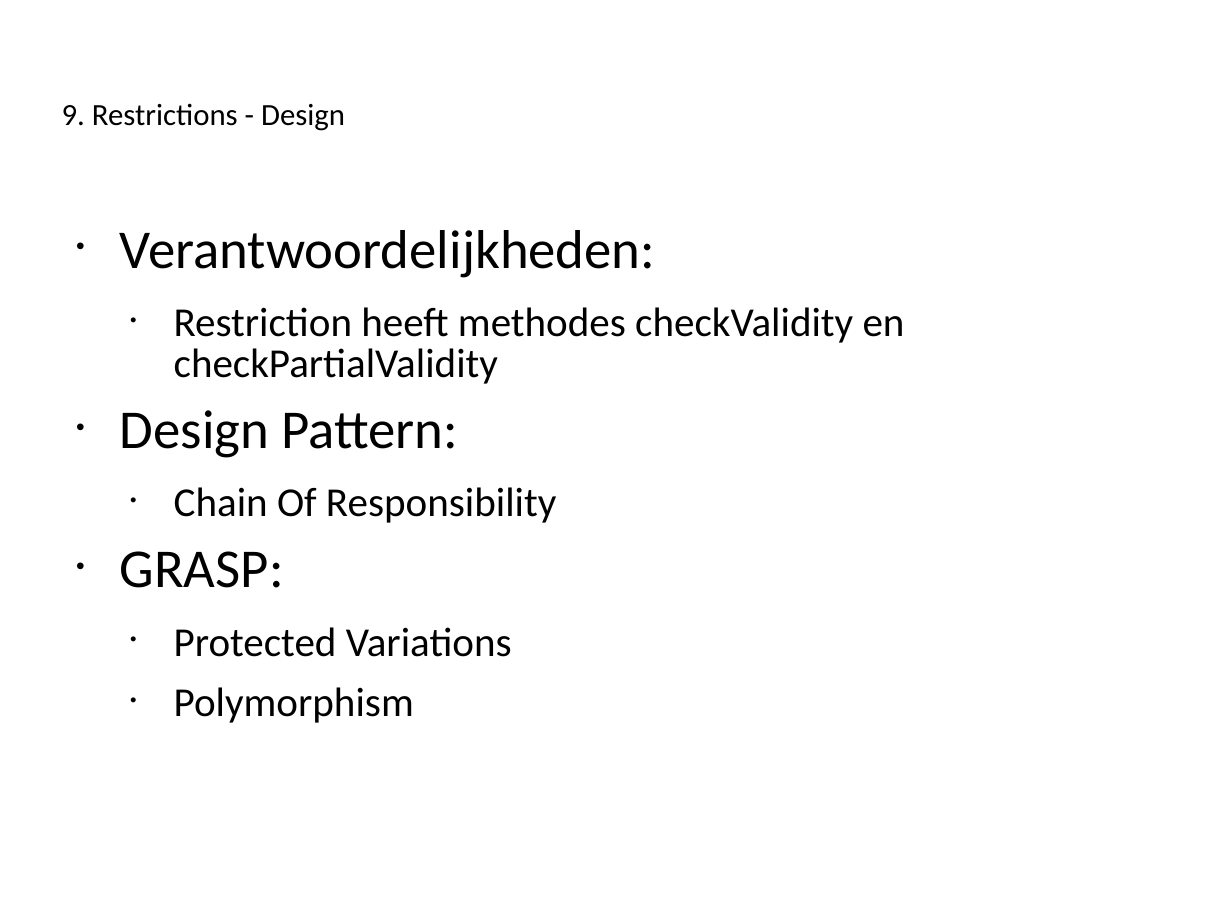
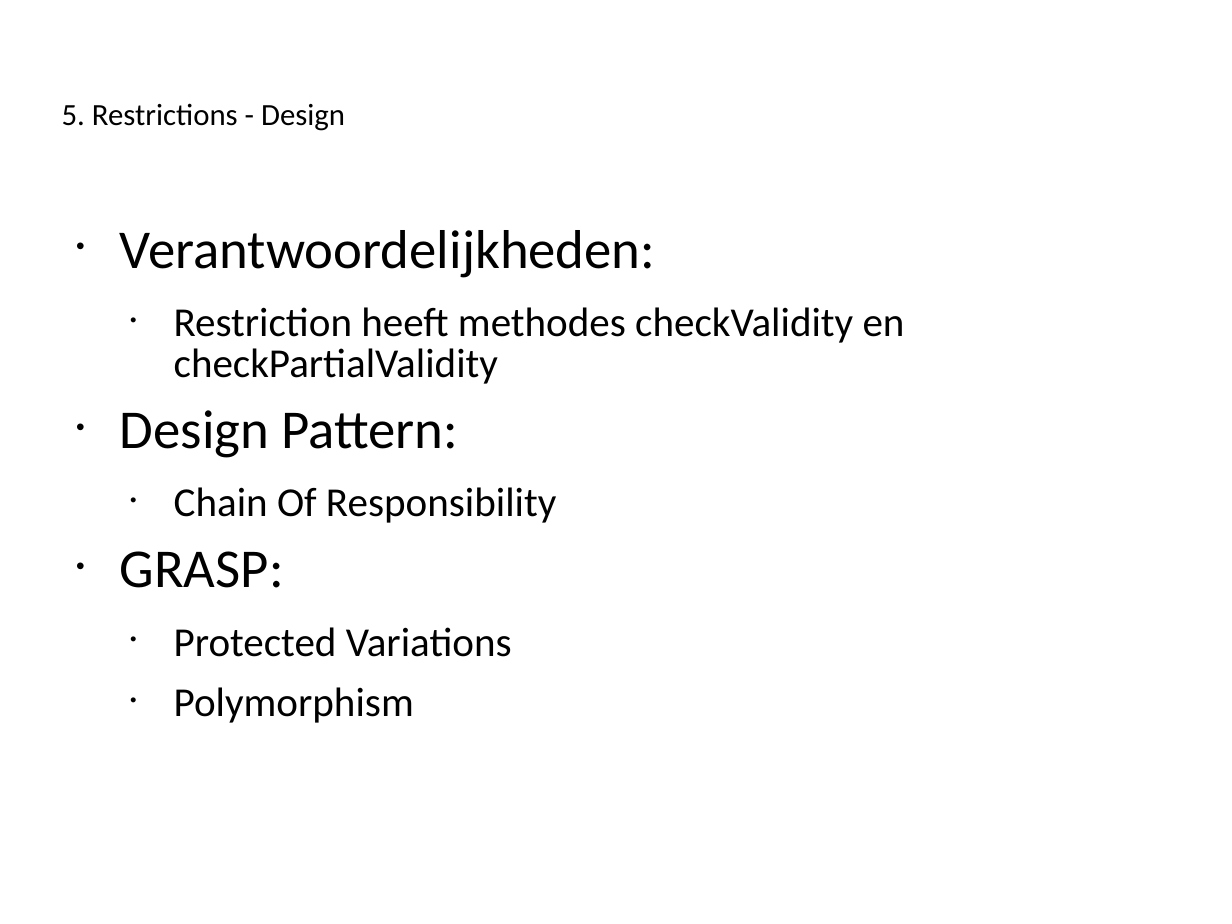
Before and after one commit to Novarg1/SWOP21, a slide deck: slide 13 of presentatie/Presentatie_Iteratie3_aanpassingenWonne21h59.ppt (slide 25 before the commit). Drawn at 1232x924 pixels with LibreOffice and Linux fonts; fonts in the diff are those of the drawing. Boxes give left, top, right and bottom in pixels: in the first picture for what was removed or moved away, otherwise in the second. Text is boxed around its words. In the diff, an @@ line names an element or a change of style, - is before the commit and + after.

```diff
--- a/presentatie/Presentatie_Iteratie3_aanpassingenWonne21h59.ppt
+++ b/presentatie/Presentatie_Iteratie3_aanpassingenWonne21h59.ppt
@@ title at <box>62,103,345,131</box>: text changed @@
-9. Restrictions - Design
+5. Restrictions - Design
```
Also in this commit, not shown: 18 other slides changed, 1 slide added.
